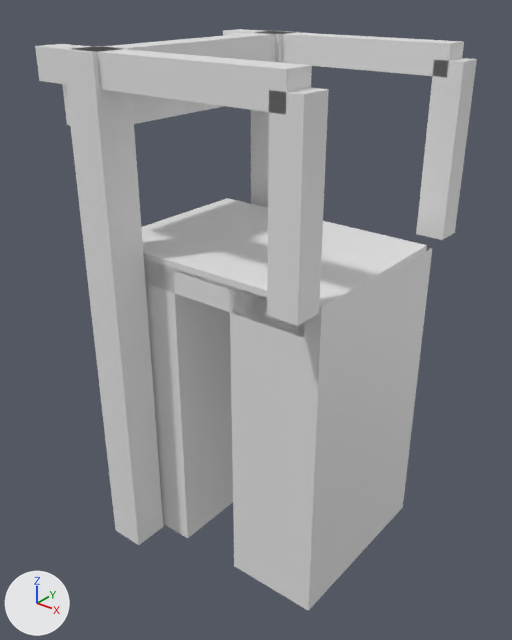
Renders of the glTF model models/coevorden/coevorden-brug-5ef63640/coevorden-brug-5ef63640.glb from each side of a commit.
Both versions are drawn from a camera (50 mm lens) standing at (12.78, -16.63, 7.82) and looking at (-0.3, -0.27, -2.32). The lights are fixed; the arrows at lower left show +X, +Y and +Z. The first picture is the older version.

The first picture shows 'building:balans', 'building:balans 2', 'building:contragewicht', 'building:hamei', 'building:hamei 2', 'building:hangstang', 'building:hangstang 2', 'building:portaal', 'road:dek', 'road:landhoofd (aangenomen)', 'road:landhoofd (aangenomen) 2', 'road:rijbaan lokale weg', 'road:voetpad'.
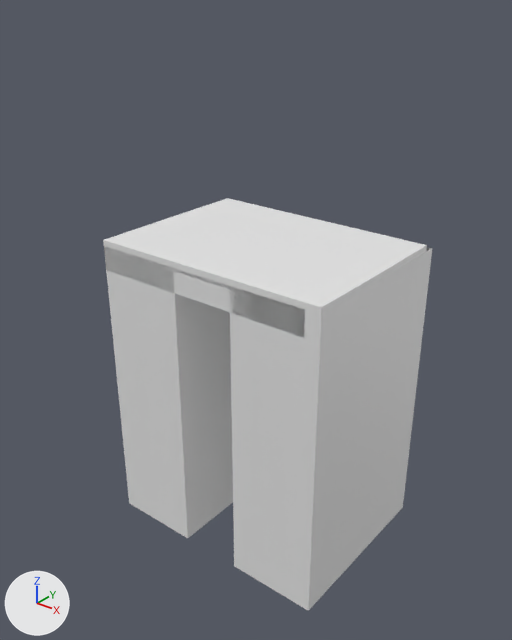
Changed parts and their boxes (x1, y1, x2, y2) in the pictures (512 x 640 px):
'building:hamei 2', deleted: before (62, 46, 163, 545)
'building:hangstang 2', deleted: before (267, 87, 329, 326)
'building:balans 2', deleted: before (35, 44, 312, 114)
'building:hangstang', deleted: before (416, 58, 477, 240)
'building:balans', deleted: before (223, 29, 464, 77)
'building:portaal', deleted: before (92, 32, 279, 62)
'building:hamei', deleted: before (251, 31, 300, 208)
'building:contragewicht', deleted: before (62, 84, 224, 125)

What changed in the scene script:
```text
Remove ob_building_hamei:
    ob_building_hamei = bpy.data.objects.new('building:hamei', me_hamei)
    ob_building_hamei.location = (0.0, 0.0, 0.0)
Remove ob_building_hamei_2:
    ob_building_hamei_2 = bpy.data.objects.new('building:hamei 2', me_hamei_2)
    ob_building_hamei_2.location = (0.0, 0.0, 0.0)
Remove ob_building_portaal:
    ob_building_portaal = bpy.data.objects.new('building:portaal', me_portaal)
    ob_building_portaal.location = (0.0, 0.0, 0.0)
Remove ob_building_balans:
    ob_building_balans = bpy.data.objects.new('building:balans', me_balans)
    ob_building_balans.location = (0.0, 0.0, 0.0)
Remove ob_building_hangstang:
    ob_building_hangstang = bpy.data.objects.new('building:hangstang', me_hangstang)
    ob_building_hangstang.location = (0.0, 0.0, 0.0)
Remove ob_building_balans_2:
    ob_building_balans_2 = bpy.data.objects.new('building:balans 2', me_balans_2)
    ob_building_balans_2.location = (0.0, 0.0, 0.0)
Remove ob_building_hangstang_2:
    ob_building_hangstang_2 = bpy.data.objects.new('building:hangstang 2', me_hangstang_2)
    ob_building_hangstang_2.location = (0.0, 0.0, 0.0)
Remove ob_building_contragewicht:
    ob_building_contragewicht = bpy.data.objects.new('building:contragewicht', me_contragewicht)
    ob_building_contragewicht.location = (0.0, 0.0, 0.0)
```
